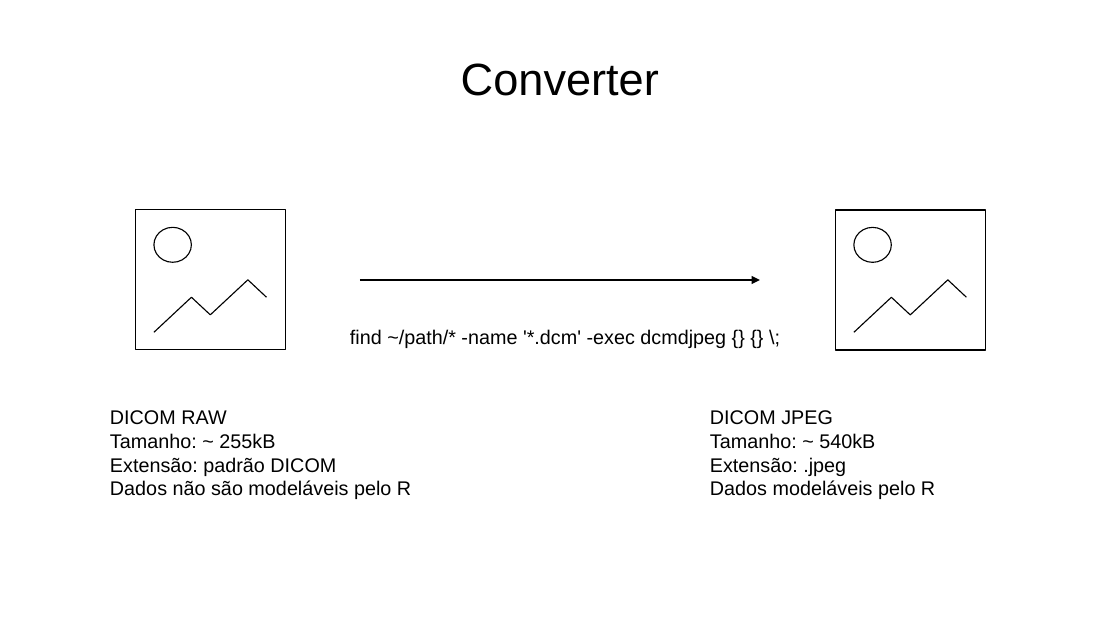
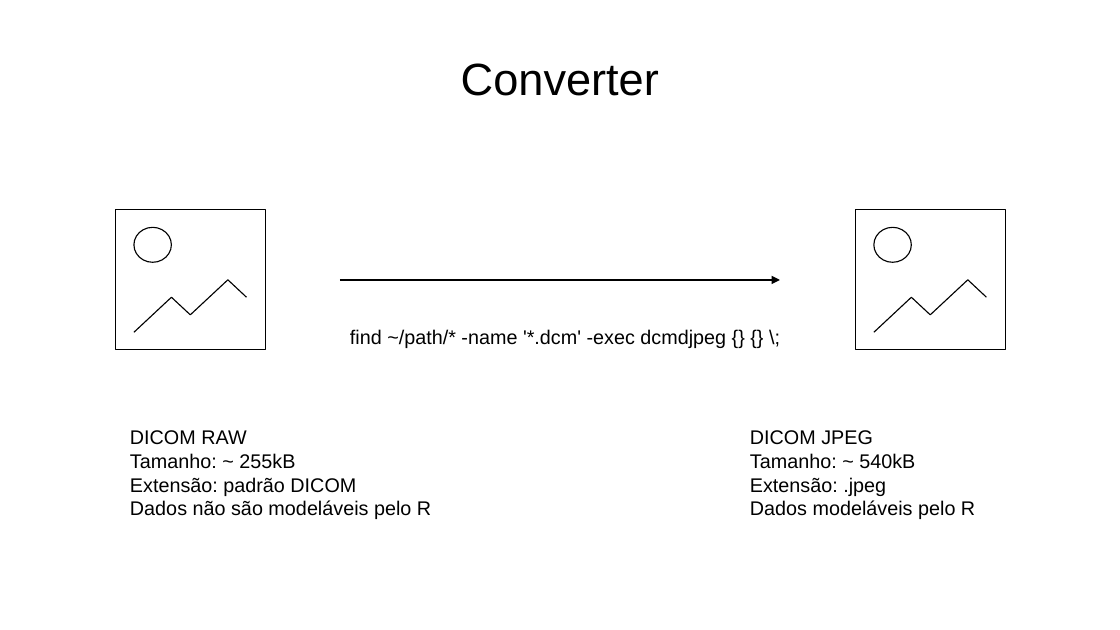
Before and after one commit to luizcast/DCM_TCC, a slide deck: slide 2 of slides.odp. Drawn at 1120x630 pixels with LibreOffice and Linux fonts; fonts in the diff are those of the drawing. Boxes give left, top, right and bottom in pixels: in the first picture for what was removed or moved away, otherwise in the second. Text is boxed around its words. In the diff, an @@ line names an element or a change of style, - is before the commit and + after.

```diff
--- a/slides.odp
+++ b/slides.odp
@@ 2 freeform shapes, 1 ellipse: place and size @@
-2 freeform shapes, 1 ellipse at [135, 210, 286, 351]
+2 freeform shapes, 1 ellipse at [115, 210, 265, 351]
@@ elbow arrow moved from (360, 281) - (760, 281) to (340, 281) - (781, 281) @@
@@ 2 freeform shapes, 1 ellipse: place and size @@
-2 freeform shapes, 1 ellipse at [835, 210, 986, 351]
+2 freeform shapes, 1 ellipse at [856, 210, 1006, 351]
@@ text "DICOM RAW": place and size @@
-text "DICOM RAW" at [110, 410, 411, 499]
+text "DICOM RAW" at [130, 430, 431, 519]
@@ text "DICOM JPEG": place and size @@
-text "DICOM JPEG" at [710, 410, 935, 499]
+text "DICOM JPEG" at [750, 430, 975, 519]
```
Also in this commit, not shown: 1 other slide changed, 20 other files.
